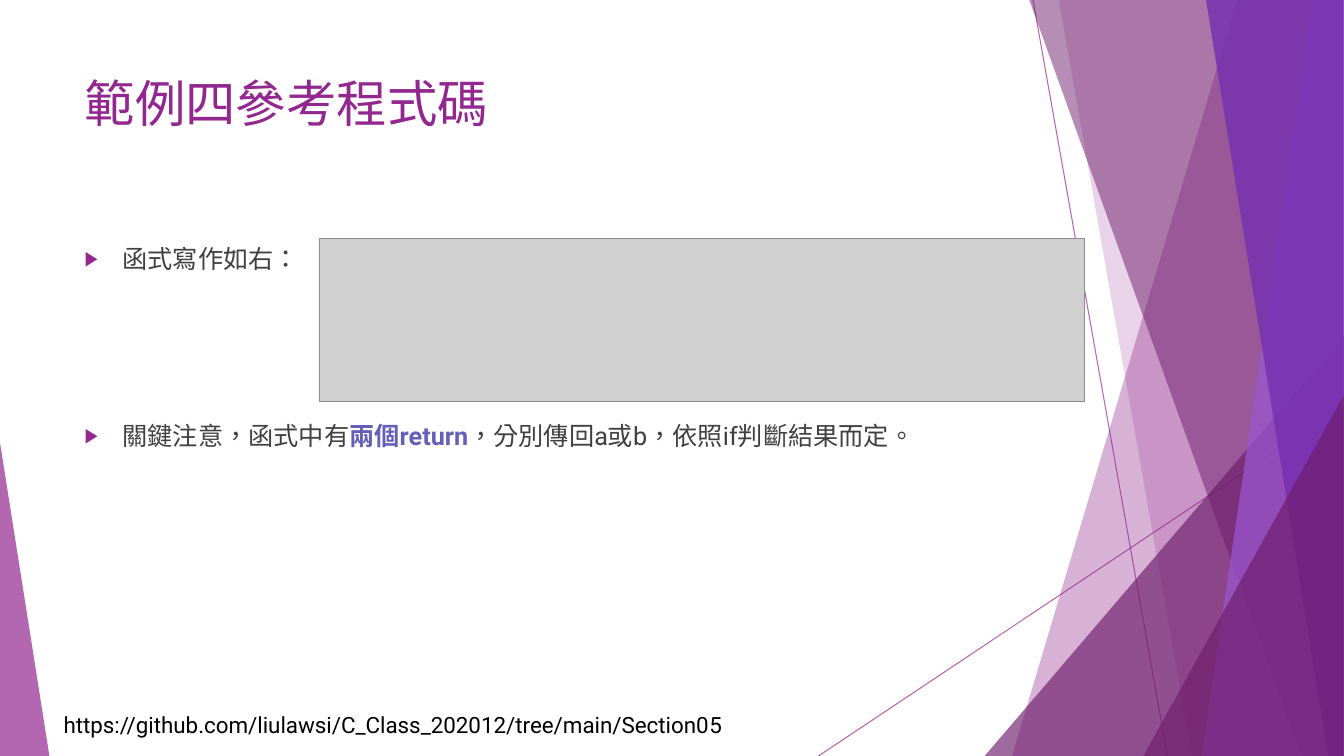
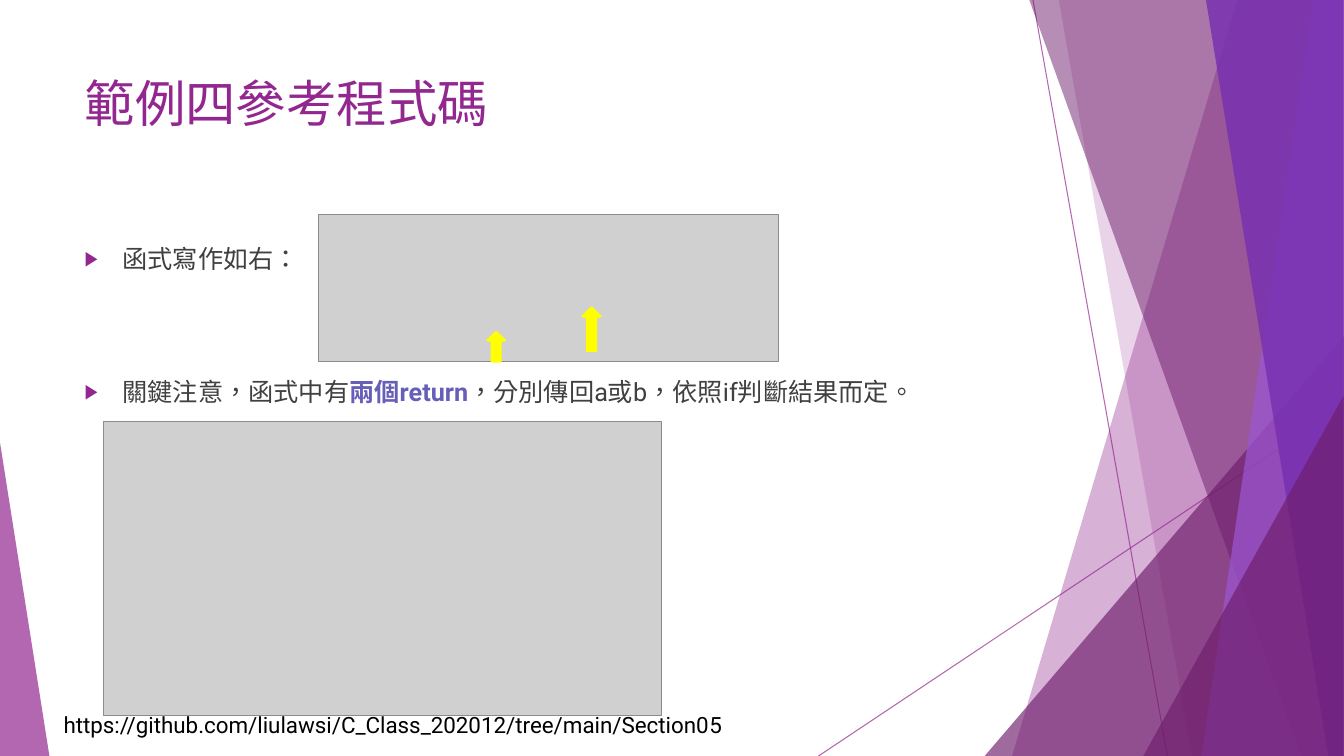
Before and after one commit to liulawsi/My_PPTs, a slide deck: slide 25 of CHING JIAN/C_Class/05函式一定要會的啦.pptx. Drawn at 1344x756 pixels with LibreOffice and Linux fonts; fonts in the diff are those of the drawing; grey boxes stand for pictures. Boxes give left, top, right and bottom in pixels: in the first picture for what was removed or moved away, otherwise in the second. Text is boxed around its words. In the diff, an @@ line names an element or a change of style, - is before the commit and + after.

```diff
--- a/CHING JIAN/C_Class/05函式一定要會的啦.pptx
+++ b/CHING JIAN/C_Class/05函式一定要會的啦.pptx
@@ text "函式寫作如右：" rewrapped from (x1=123, y1=247, x2=915, y2=448) to (x1=123, y1=247, x2=915, y2=404) @@
@@ picture added at (x1=319, y1=214, x2=779, y2=361) @@
@@ picture removed at (x1=320, y1=238, x2=1085, y2=401) @@
@@ up arrow added at (x1=583, y1=308, x2=601, y2=351), fill #FFFF00, outline #FFFF00 1.5 pt @@
@@ up arrow added at (x1=488, y1=332, x2=505, y2=361), fill #FFFF00, outline #FFFF00 1.5 pt @@
@@ picture added at (x1=104, y1=421, x2=661, y2=716) @@
```
Also in this commit, not shown: 19 other slides changed, 11 slides removed.
